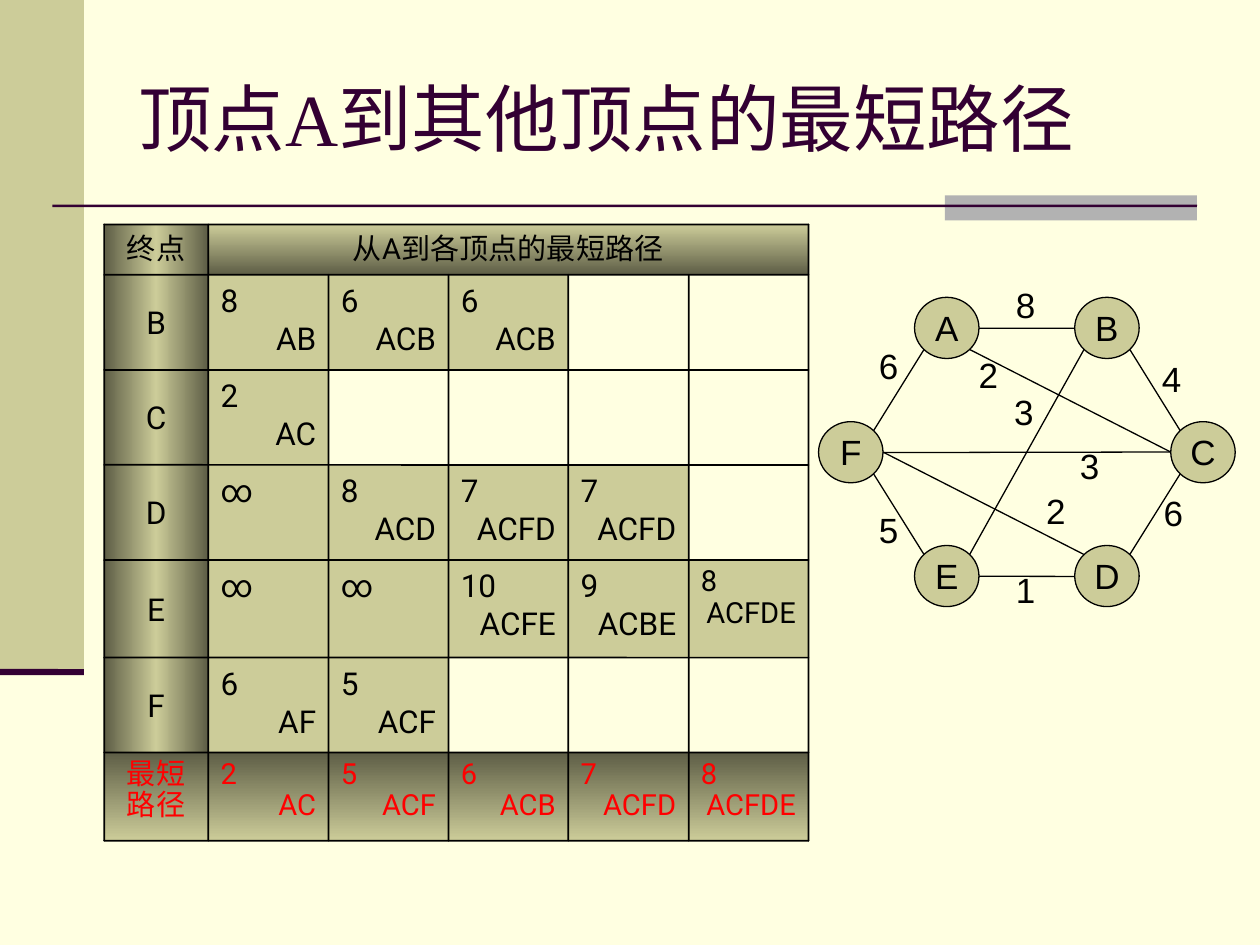
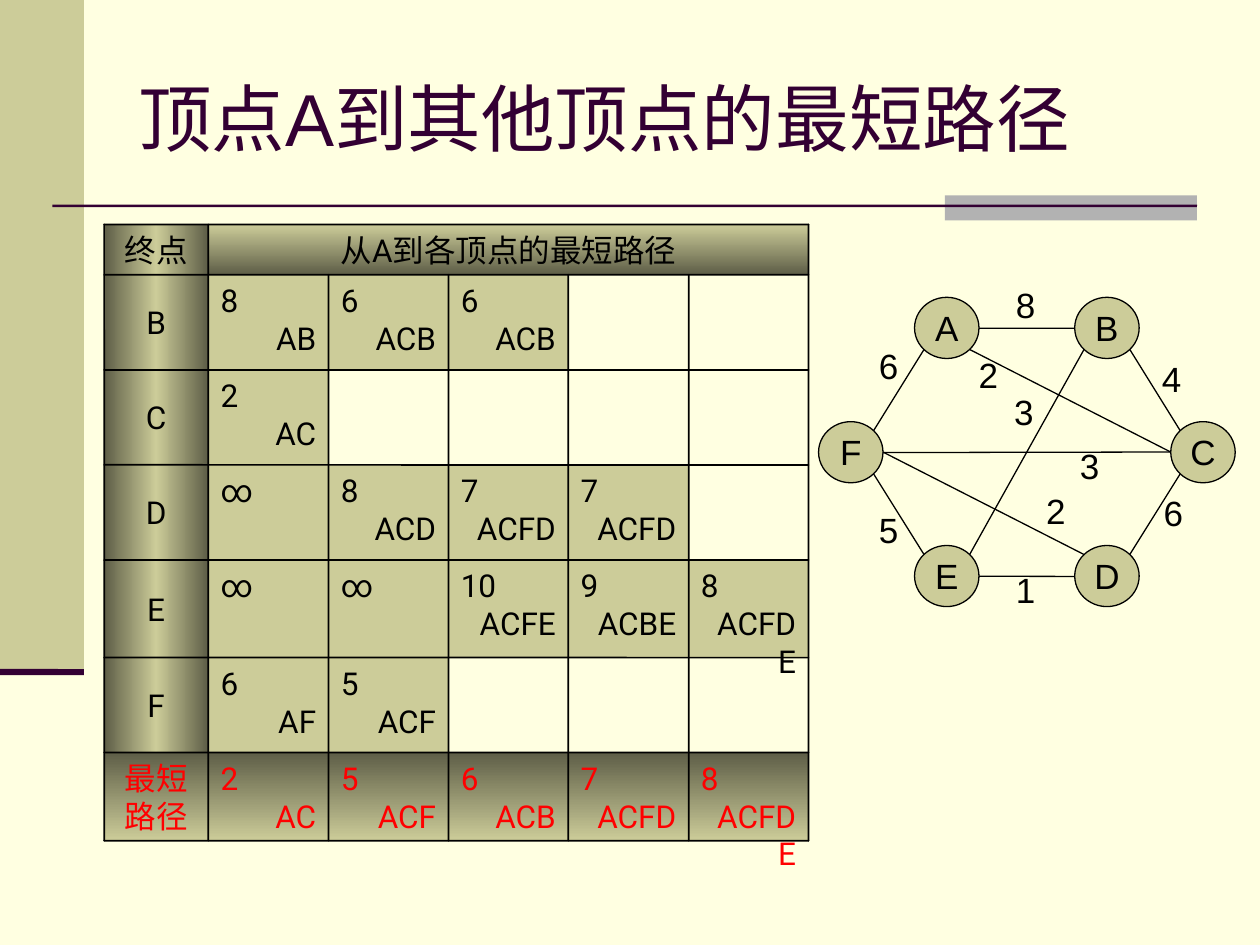
Before and after one commit to zhuangbo/ds-cpp, a slide deck: slide 4 of slides/PPT/ds7.6.ppt. Drawn at 1260x945 pixels with LibreOffice and Linux fonts; fonts in the diff are those of the drawing. Boxes give left, top, right and bottom in pixels: in the first picture for what was removed or moved away, otherwise in the second. Text is boxed around its words. In the diff, an @@ line names an element or a change of style, - is before the commit and + after.

```diff
--- a/slides/PPT/ds7.6.ppt
+++ b/slides/PPT/ds7.6.ppt
@@ title "顶点A到其他顶点的最短路径" at <box>138,84,1069,152</box>: font Times New Roman to Arial @@
@@ size 16.6 to 18 pt; line spacing 0.9 to 1; fill gradient #5E5E46 to #CCCC99 to gradient #5E5E47 to #CCCC99 in 7 elements at <box>689,752,809,840</box>, <box>568,752,689,840</box>, <box>449,752,568,840</box>, <box>329,752,449,840</box>, <box>208,752,328,840</box>, <box>105,752,209,840</box>, <box>105,224,209,275</box> @@
@@ rectangle "从A到各顶点的最短路径" at <box>208,224,808,275</box>: size 16.6 to 18 pt; line spacing 0.9 to 1; fill gradient #CCCC99 to #5E5E46 to gradient #CCCC99 to #5E5E47 @@
@@ rectangle "8" at <box>689,559,809,656</box>: size 16.6 to 18 pt; line spacing 0.9 to 1 @@
```
Also in this commit, not shown: 6 other slides changed, 4 other files.
